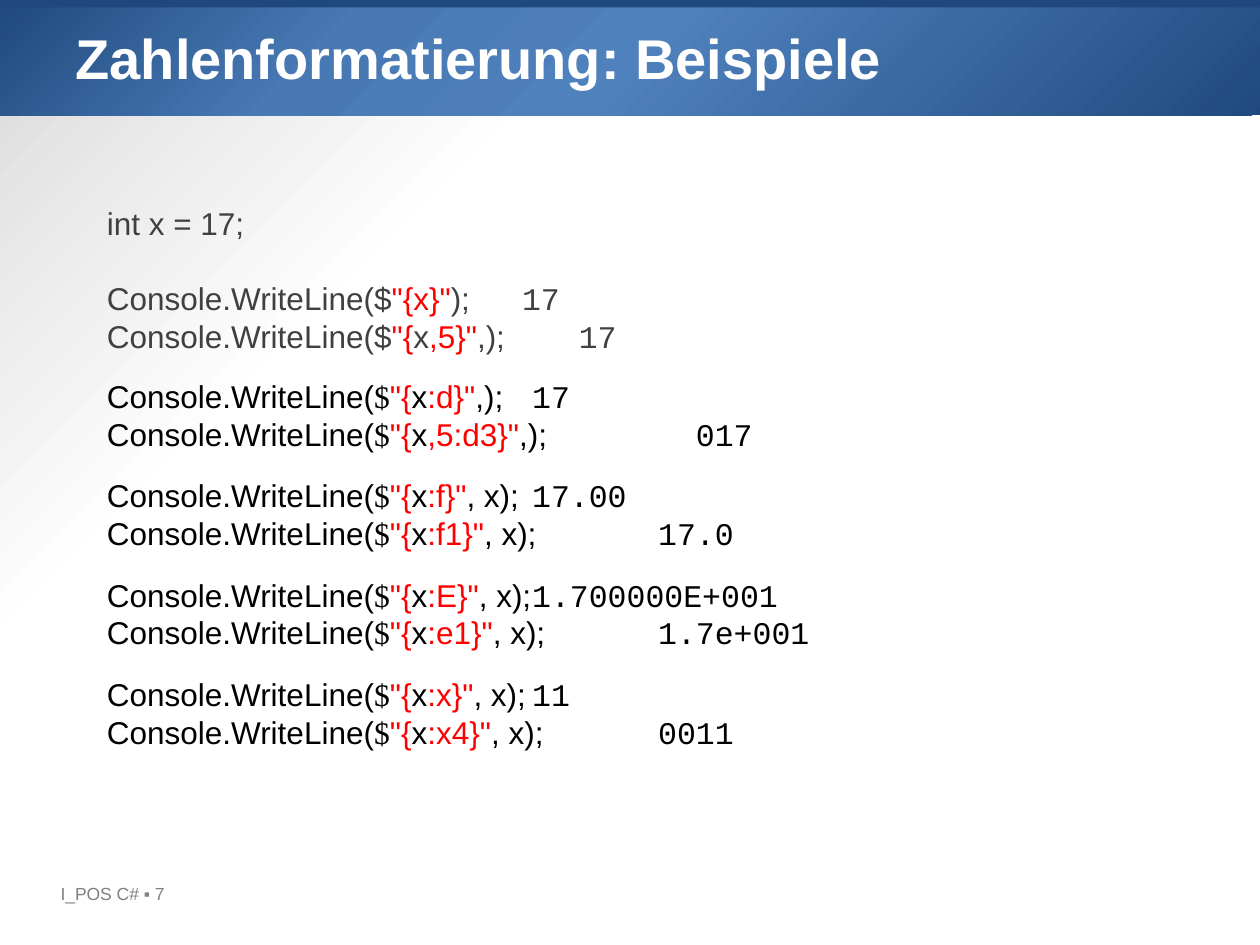
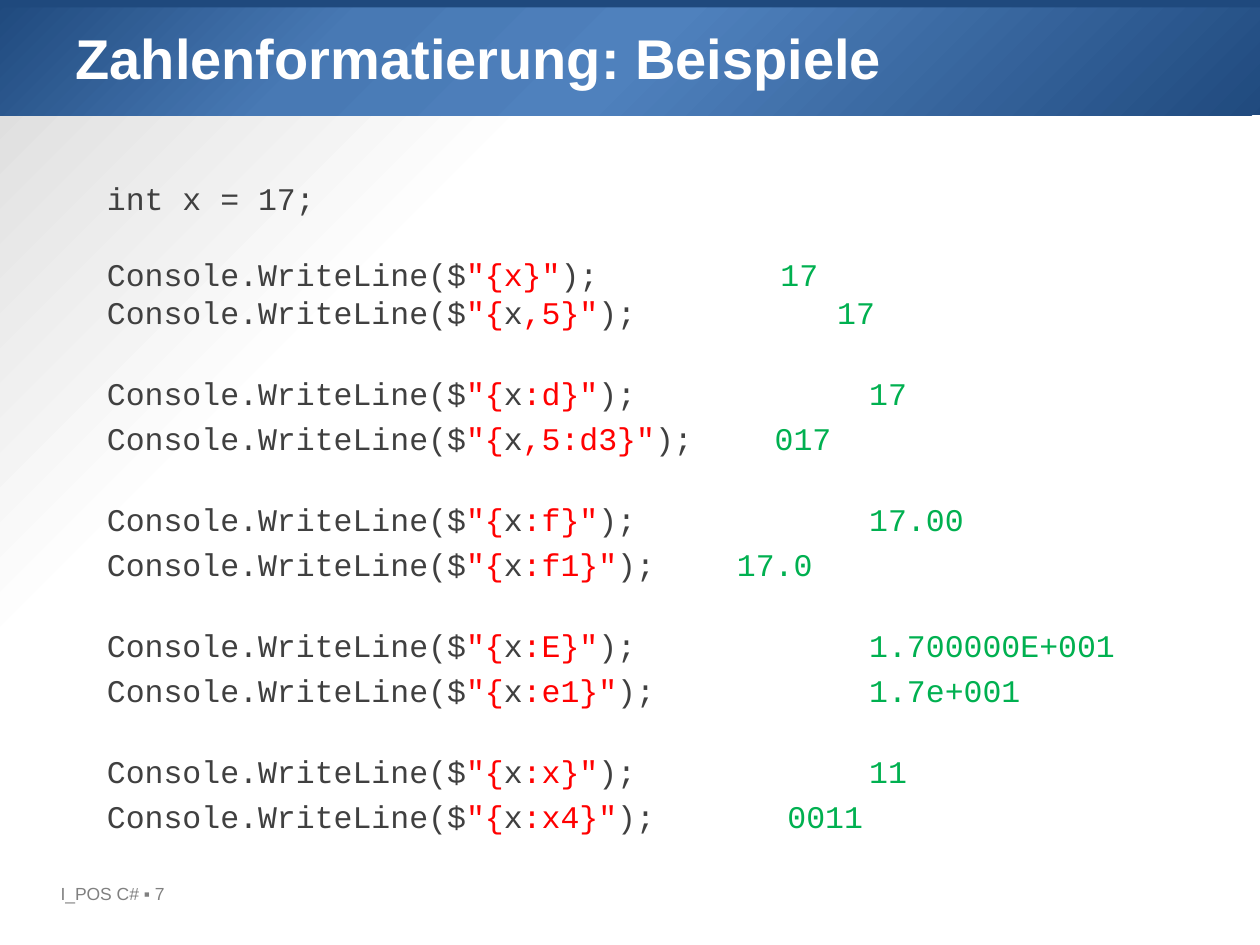
Before and after one commit to htl-leo-prog-1/examples-ha, a slide deck: slide 7 of 02_Variablen/02_EinAusgabe.pptx. Drawn at 1260x945 pixels with LibreOffice and Linux fonts; fonts in the diff are those of the drawing; background and template pictures are left out. Boxes give left, top, right and bottom in pixels: in the first picture for what was removed or moved away, otherwise in the second. Text is boxed around its words. In the diff, an @@ line names an element or a change of style, - is before the commit and + after.

```diff
--- a/02_Variablen/02_EinAusgabe.pptx
+++ b/02_Variablen/02_EinAusgabe.pptx
@@ text "int x = 17;": place and size @@
-text "int x = 17;" at [107,212,617,354]
+text "int x = 17;" at [107,187,1020,835]
@@ text at [107,187,598,293]: font Arial to Courier New in "int x = 17;", "Console.WriteLine($"{x}");"; text colour #404040 to #00B050 in "17" @@
@@ text at [107,301,1020,835]: text changed; font Arial to Courier New @@
-Console.WriteLine($"{x,5}",); 17
+Console.WriteLine($"{x,5}"); 17
+Console.WriteLine($"{x:d}"); 17
+Console.WriteLine($"{x,5:d3}"); 017
+Console.WriteLine($"{x:f}"); 17.00
+Console.WriteLine($"{x:f1}"); 17.0
+Console.WriteLine($"{x:E}"); 1.700000E+001
+Console.WriteLine($"{x:e1}"); 1.7e+001
+Console.WriteLine($"{x:x}"); 11
+Console.WriteLine($"{x:x4}"); 0011
@@ text removed at [107,385,753,452] @@
-Console.WriteLine($"{x:d}",); 17
-Console.WriteLine($"{x,5:d3}",); 017
@@ text removed at [107,484,734,551] @@
-Console.WriteLine($"{x:f}", x); 17.00
-Console.WriteLine($"{x:f1}", x); 17.0
@@ text removed at [107,584,809,650] @@
-Console.WriteLine($"{x:E}", x); 1.700000E+001
-Console.WriteLine($"{x:e1}", x); 1.7e+001
@@ text removed at [107,683,734,750] @@
-Console.WriteLine($"{x:x}", x); 11
-Console.WriteLine($"{x:x4}", x); 0011
```
Also in this commit, not shown: 4 other slides changed, 1 other file.
